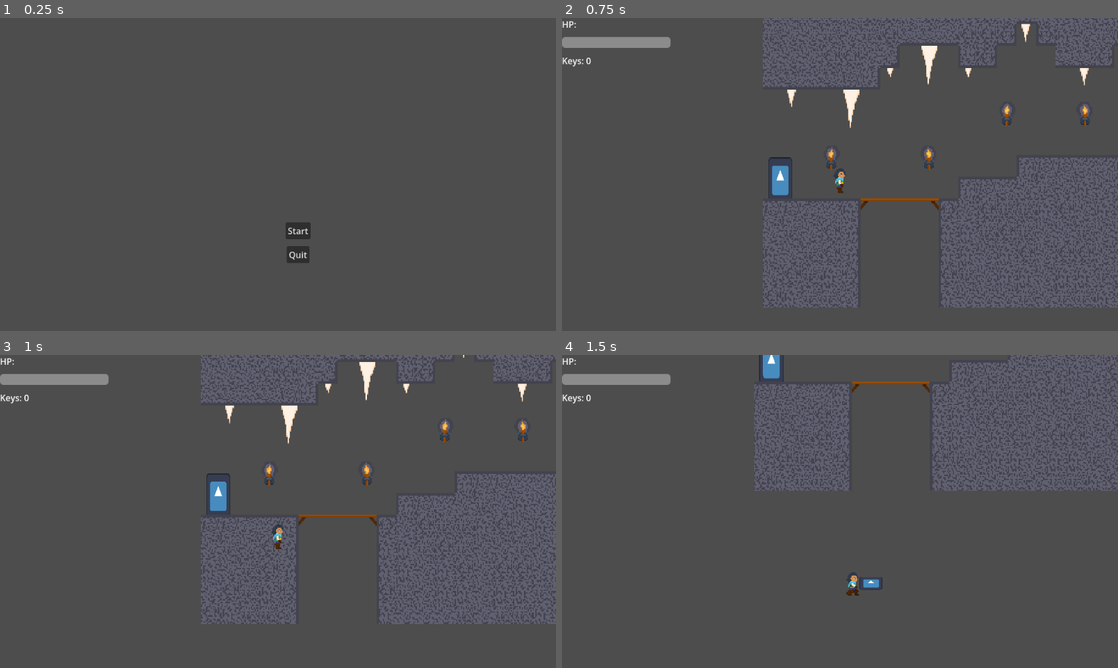
Above: before the commit, frames 1-4 (two rows, left to right).
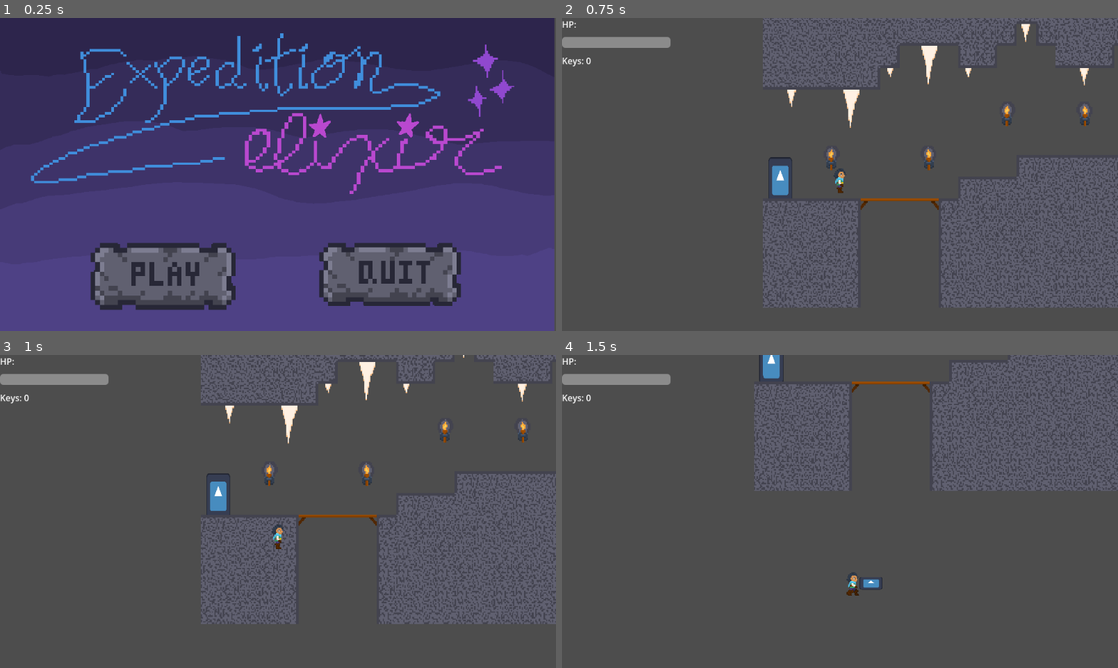
Above: after the commit, the same moments.

Repository: skullmbones/Comp-Graphics
Game: Godot game, scene res://menu.tscn
The game is run twice, just before and just after one commit, with the same random seed, the same clock (stepped at 60 frames per second) and the same inputs. The engine's default icon, where the game draws it, is replaced by a stand-in: a white triangle on a blue panel in a dark square.
Inputs (mouse positions are in pixels of both pictures, inside the frame that each line leads up to; where the layout moved, square brackets give the same spot in the first picture):
- Up to frame 1 (0.25 s): no input
- Up to frame 2 (0.75 s): click (723, 277) [862, 230] at 0.5 s
- Up to frame 3 (1 s): no input
- Up to frame 4 (1.5 s): move the mouse to (962, 495) at 1.27 s; hold D (move_right) from 1.28 s (still down); click (962, 495) at 1.35 s

The runs differ from the first frame. In frame 1, 98% of the frame differs, in the area x 0-100%, y 0-100%; in frame 2, nothing differs; in frame 3, nothing differs; in frame 4, nothing differs.

Commit message:
changed main menu to temp title screen

Diff:
--- a/MainMenu.tscn
+++ b/MainMenu.tscn
@@ -1,6 +1,9 @@
-[gd_scene load_steps=2 format=3 uid="uid://6j5rrpbhinph"]
+[gd_scene load_steps=5 format=3 uid="uid://6j5rrpbhinph"]
 
-[ext_resource type="Script" uid="uid://b5bxhpfwq0j21" path="res://button_manager.gd" id="1_i26rj"]
+[ext_resource type="Texture2D" uid="uid://b4bay6uax5c58" path="res://Assets/menuscreen.png" id="1_eiy7p"]
+[ext_resource type="Script" uid="uid://d0n207v0rceeb" path="res://control.gd" id="1_qoqlk"]
+[ext_resource type="Texture2D" uid="uid://d1kcdltgm7qdo" path="res://Assets/playbuttonlarge.png" id="2_iwfq2"]
+[ext_resource type="Texture2D" uid="uid://4rmnpj8j3q4x" path="res://Assets/quitbuttonlarge.png" id="3_7r1g0"]
 
 [node name="MainMenu" type="Node2D"]
 position = Vector2(344, 280)
@@ -10,23 +13,24 @@
 anchors_preset = 0
 offset_right = 40.0
 offset_bottom = 40.0
-script = ExtResource("1_i26rj")
+script = ExtResource("1_qoqlk")
 
-[node name="Start" type="Button" parent="Button Manager"]
+[node name="Play" type="TextureButton" parent="Button Manager"]
 layout_mode = 0
-offset_left = 101.0
-offset_top = 46.0
-offset_right = 335.0
-offset_bottom = 88.0
-text = "Start"
+offset_left = -338.0
+offset_top = 71.0
+offset_right = 174.0
+offset_bottom = 295.0
+texture_normal = ExtResource("2_iwfq2")
 
-[node name="Quit" type="Button" parent="Button Manager"]
+[node name="Quit" type="TextureButton" parent="Button Manager"]
 layout_mode = 0
-offset_left = 99.0
-offset_top = 104.0
-offset_right = 336.0
-offset_bottom = 154.0
-text = "Quit"
+offset_left = 163.0
+offset_top = 59.0
+offset_right = 675.0
+offset_bottom = 283.0
+texture_normal = ExtResource("3_7r1g0")
 
-[connection signal="pressed" from="Button Manager/Start" to="." method="_on_start_pressed"]
-[connection signal="pressed" from="Button Manager/Quit" to="." method="_on_quit_pressed"]
+[node name="Sprite2D" type="Sprite2D" parent="."]
+position = Vector2(167, 10)
+texture = ExtResource("1_eiy7p")
--- a/main_menu.gd
+++ /dev/null
@@ -1,11 +0,0 @@
-extends Node2D
-
-
-# Called when the node enters the scene tree for the first time.
-func _ready() -> void:
-	pass # Replace with function body.
-
-
-# Called every frame. 'delta' is the elapsed time since the previous frame.
-func _process(delta: float) -> void:
-	pass
--- a/menu.tscn
+++ b/menu.tscn
@@ -1,6 +1,9 @@
-[gd_scene load_steps=2 format=3 uid="uid://dd1a3pfy1drsc"]
+[gd_scene load_steps=5 format=3 uid="uid://dd1a3pfy1drsc"]
 
 [ext_resource type="Script" uid="uid://d0n207v0rceeb" path="res://control.gd" id="1_lti8b"]
+[ext_resource type="Texture2D" uid="uid://d1kcdltgm7qdo" path="res://Assets/playbuttonlarge.png" id="2_4hy44"]
+[ext_resource type="Texture2D" uid="uid://b4bay6uax5c58" path="res://Assets/menuscreen.png" id="2_ouk20"]
+[ext_resource type="Texture2D" uid="uid://4rmnpj8j3q4x" path="res://Assets/quitbuttonlarge.png" id="3_ytr4m"]
 
 [node name="Menu" type="Node2D"]
 
@@ -11,21 +14,29 @@
 offset_bottom = 40.0
 script = ExtResource("1_lti8b")
 
-[node name="Start" type="Button" parent="Control"]
+[node name="Start" type="TextureButton" parent="Control"]
+z_index = 1
 layout_mode = 0
-offset_left = 526.0
-offset_top = 376.0
-offset_right = 572.0
-offset_bottom = 407.0
-text = "Start"
+offset_left = 167.00002
+offset_top = 414.0
+offset_right = 679.0
+offset_bottom = 638.0
+scale = Vector2(0.52153665, 0.54851633)
+texture_normal = ExtResource("2_4hy44")
 
-[node name="Quit" type="Button" parent="Control"]
+[node name="Quit" type="TextureButton" parent="Control"]
+z_index = 1
 layout_mode = 0
-offset_left = 528.0
-offset_top = 420.0
-offset_right = 570.0
-offset_bottom = 451.0
-text = "Quit"
+offset_left = 588.00006
+offset_top = 413.99997
+offset_right = 1100.0
+offset_bottom = 638.0
+scale = Vector2(0.50952023, 0.5183723)
+texture_normal = ExtResource("3_ytr4m")
+
+[node name="Sprite2D" type="Sprite2D" parent="."]
+position = Vector2(509, 288)
+texture = ExtResource("2_ouk20")
 
 [connection signal="pressed" from="Control/Start" to="Control" method="_on_start_pressed"]
 [connection signal="pressed" from="Control/Quit" to="Control" method="_on_quit_pressed"]
--- a/project.godot
+++ b/project.godot
@@ -16,7 +16,7 @@
 
 config/name="CompGraphics"
 run/main_scene="uid://dd1a3pfy1drsc"
-config/features=PackedStringArray("4.6", "Forward Plus")
+config/features=PackedStringArray("4.5", "Forward Plus")
 config/icon="res://icon.svg"
 
 [display]
Binary file added: Assets/menuscreen.png
Not shown, added: Assets/menuscreen.png.import
Binary file added: Assets/playbuttonlarge.png
Not shown, added: Assets/playbuttonlarge.png.import
Binary file added: Assets/quitbuttonlarge.png
Not shown, added: Assets/quitbuttonlarge.png.import
Not shown, removed: main_menu.gd.uid
